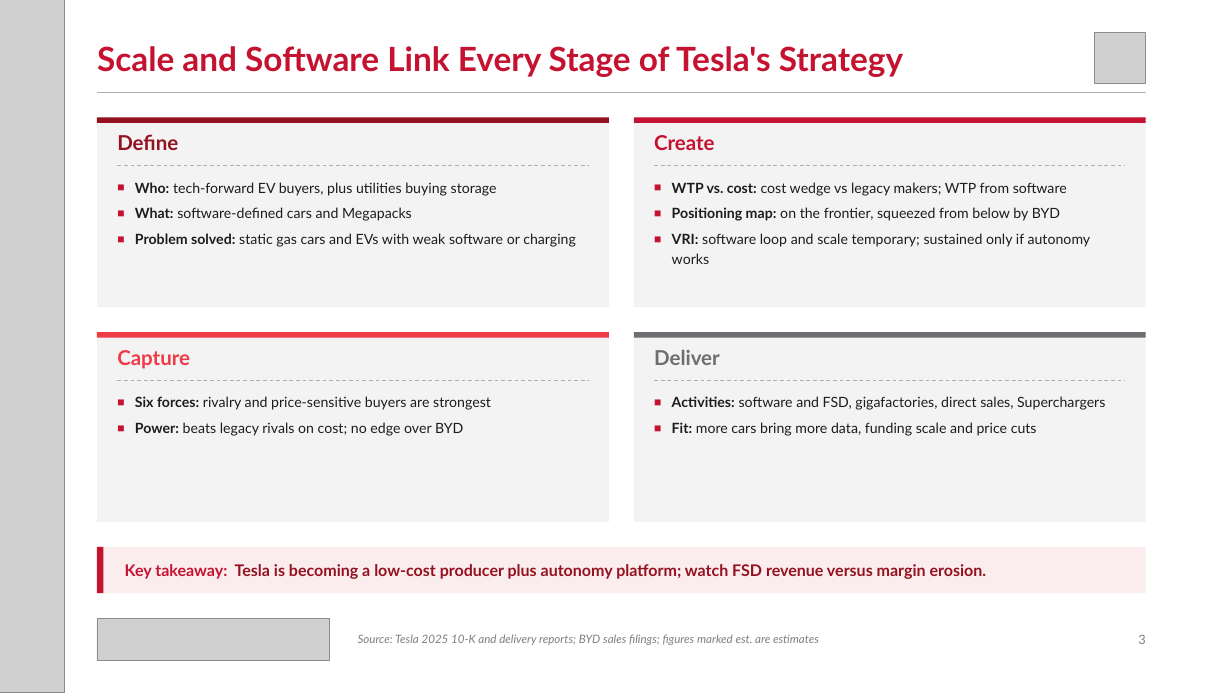
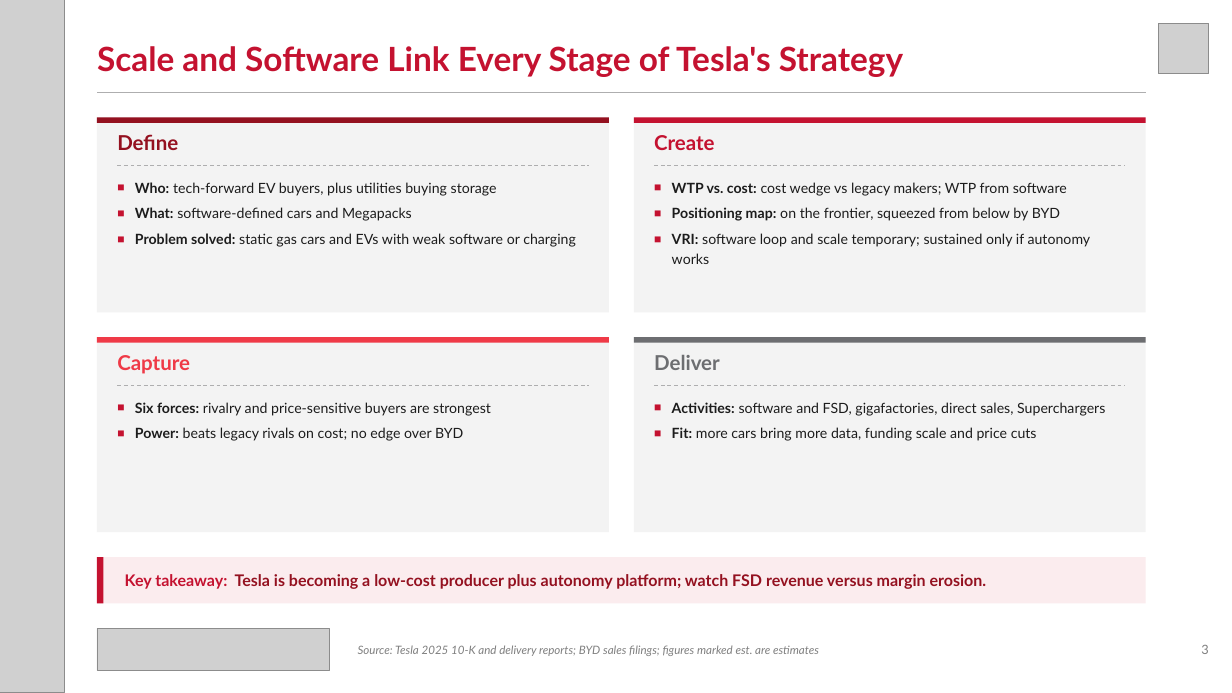
Before and after one commit to zuhayr77/AI-Business-Strategy-Agent, a slide deck: slide 3 of dccd-strategy-agent/examples/Tesla_DCCD.pptx. Drawn at 1232x693 pixels with LibreOffice and Linux fonts; fonts in the diff are those of the drawing; grey boxes stand for pictures. Boxes give left, top, right and bottom in pixels: in the first picture for what was removed or moved away, otherwise in the second. Text is boxed around its words. In the diff, an @@ line names an element or a change of style, - is before the commit and + after.

```diff
--- a/dccd-strategy-agent/examples/Tesla_DCCD.pptx
+++ b/dccd-strategy-agent/examples/Tesla_DCCD.pptx
@@ picture: place and size @@
-picture at bbox=[1095, 32, 1146, 83]
+picture at bbox=[1158, 23, 1209, 74]
@@ rectangle: place and size @@
-rectangle at bbox=[97, 333, 609, 523]
+rectangle at bbox=[97, 337, 609, 532]
@@ rectangle: place and size @@
-rectangle at bbox=[634, 333, 1146, 523]
+rectangle at bbox=[634, 337, 1146, 532]
@@ 2 texts, 2 rectangles, 2 lines: place and size @@
-2 texts, 2 rectangles, 2 lines at bbox=[97, 333, 1146, 381]
+2 texts, 2 rectangles, 2 lines at bbox=[97, 337, 1146, 385]
@@ text "Six forces: rivalry and price-sensitive ...": place and size @@
-text "Six forces: rivalry and price-sensitive ..." at bbox=[135, 396, 491, 436]
+text "Six forces: rivalry and price-sensitive ..." at bbox=[135, 402, 491, 441]
@@ text "Activities: software and FSD, gigafactories, ...": place and size @@
-text "Activities: software and FSD, gigafactories, ..." at bbox=[672, 396, 1105, 436]
+text "Activities: software and FSD, gigafactories, ..." at bbox=[672, 402, 1105, 441]
@@ 2 rectangles, 1 picture, 1 text: place and size @@
-2 rectangles, 1 picture, 1 text at bbox=[97, 547, 1146, 661]
+2 rectangles, 1 picture, 1 text at bbox=[97, 557, 1146, 671]
@@ text "Source: Tesla 2025 10-K and ...": place and size @@
-text "Source: Tesla 2025 10-K and ..." at bbox=[358, 634, 819, 645]
+text "Source: Tesla 2025 10-K and ..." at bbox=[358, 645, 819, 656]
@@ text "3": place and size @@
-text "3" at bbox=[1138, 635, 1145, 644]
+text "3" at bbox=[1201, 645, 1208, 654]
```
Also in this commit, not shown: 8 other slides changed, 12 other files.
